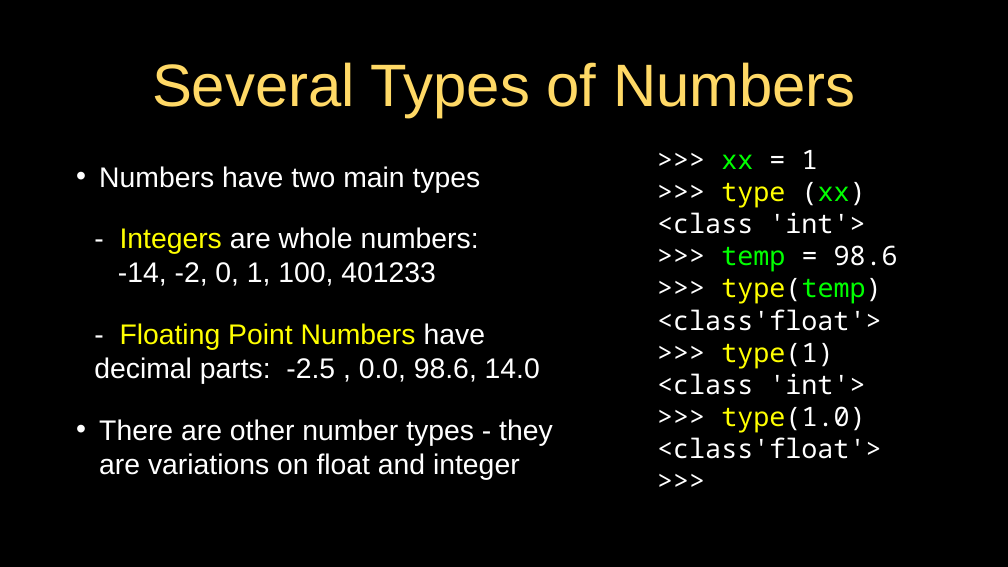
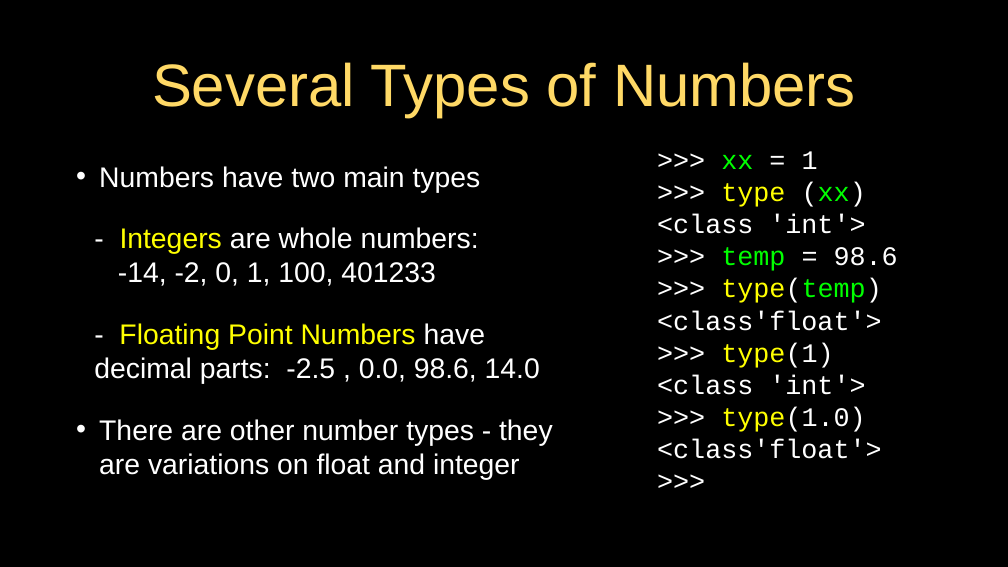
Before and after one commit to motazsaad/wdmm1402-2019, a slide deck: slide 24 of ppt/pythonlearn-02-expressions.pptx. Drawn at 1008x567 pixels with LibreOffice and Linux fonts; fonts in the diff are those of the drawing. Boxes give left, top, right and bottom in pixels: in the first picture for what was removed or moved away, otherwise in the second. Text is boxed around its words. In the diff, an @@ line names an element or a change of style, - is before the commit and + after.

```diff
--- a/ppt/pythonlearn-02-expressions.pptx
+++ b/ppt/pythonlearn-02-expressions.pptx
@@ text ">>> xx = 1" at box(657, 151, 898, 459): font Noto Sans Mono to Courier New @@
```
Also in this commit, not shown: 28 other slides changed, 4 other files.
